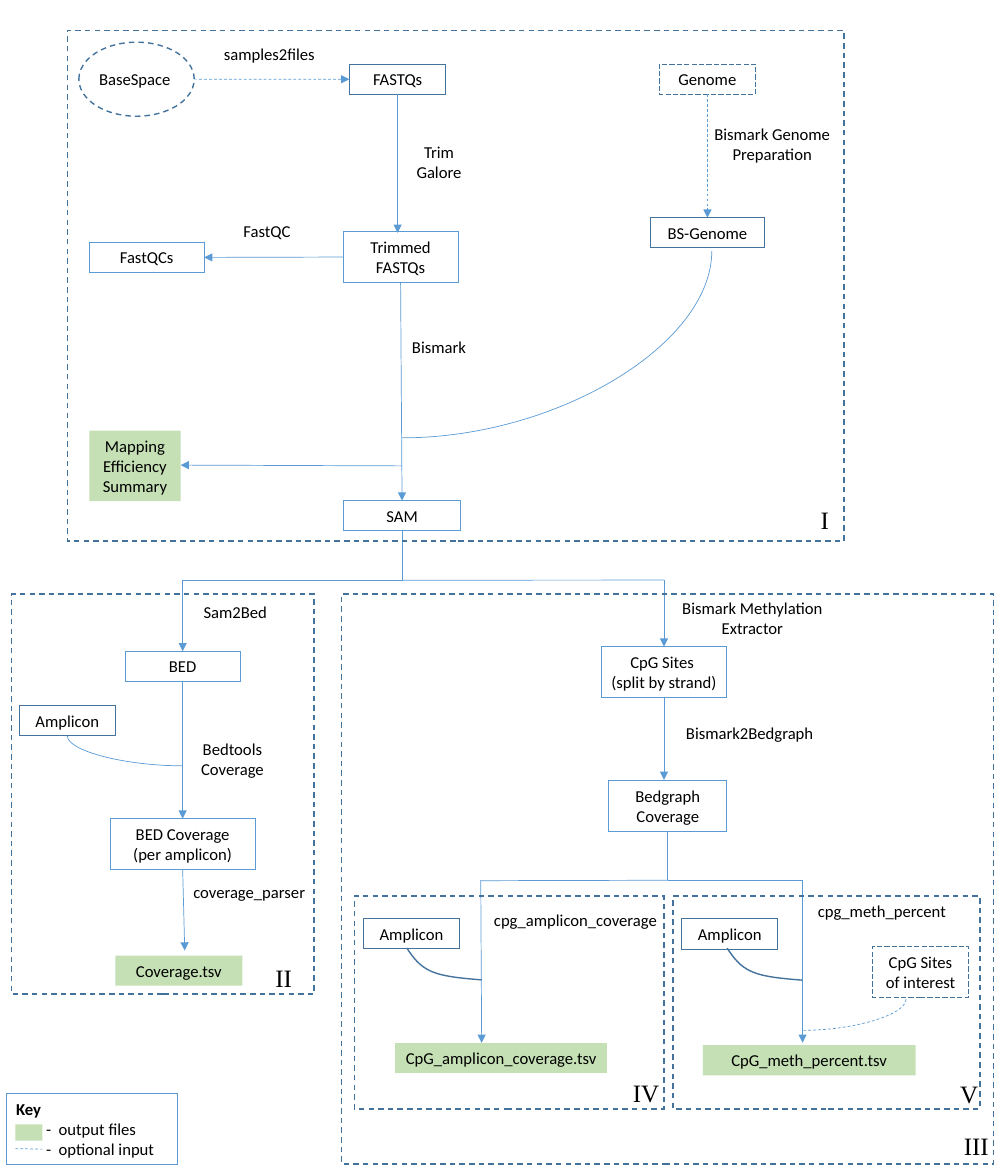
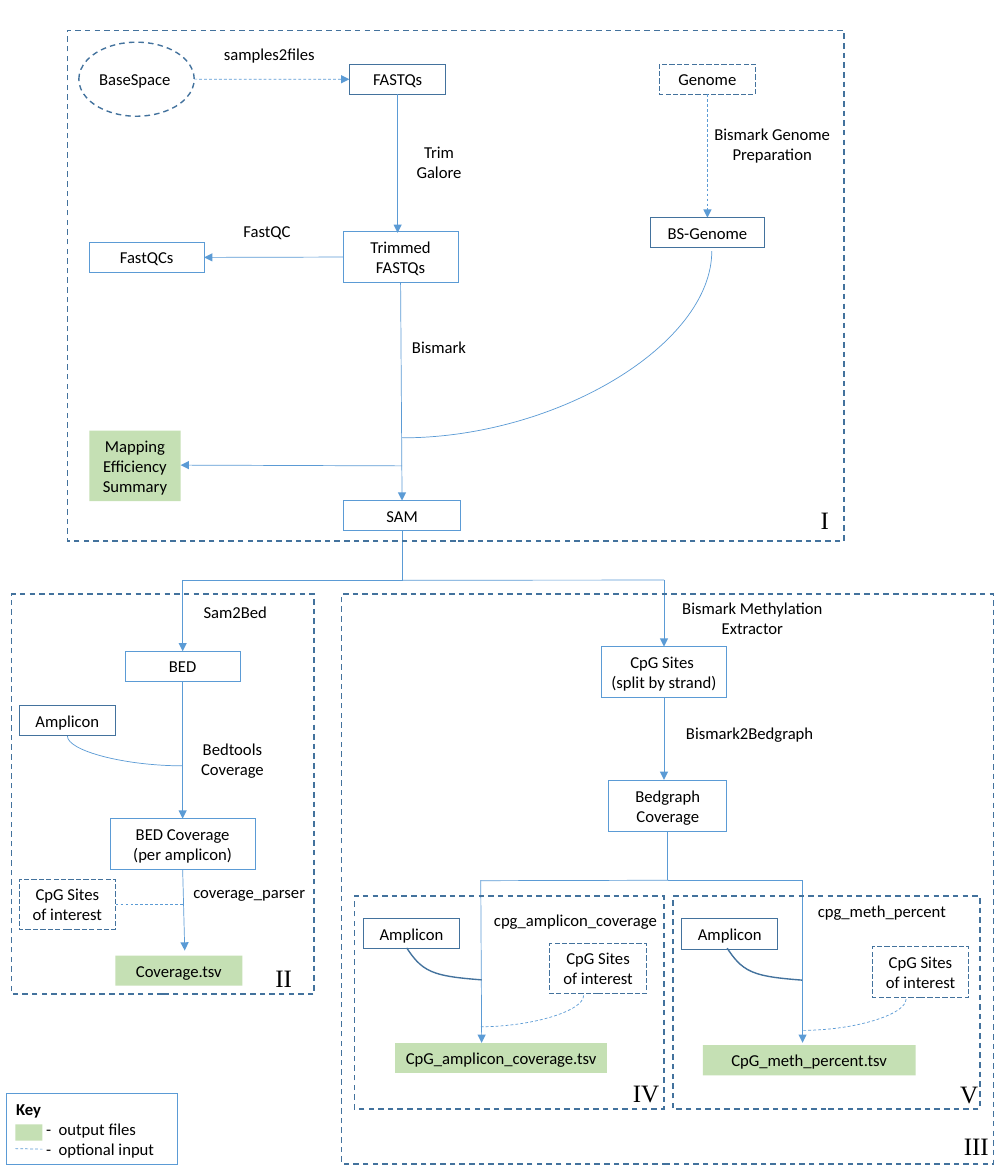
Before and after one commit to superDross/MethyCoverageParser, a slide deck: slide 1 of docs/MethyCoverageParser_Image.pptx. Drawn at 1006x1176 pixels with LibreOffice and Linux fonts; fonts in the diff are those of the drawing. Boxes give left, top, right and bottom in pixels: in the first picture for what was removed or moved away, otherwise in the second. Text is boxed around its words. In the diff, an @@ line names an element or a change of style, - is before the commit and + after.

```diff
--- a/docs/MethyCoverageParser_Image.pptx
+++ b/docs/MethyCoverageParser_Image.pptx
@@ rectangle added at <box>19,879,116,929</box>, outline #43739E 0.75 pt dashed, 12 pt, text #000000 @@
+CpG Sites of interest
@@ line added from (116, 904) to (184, 904), #5B9BD5 0.5 pt dashed @@
@@ rectangle added at <box>550,943,647,993</box>, outline #43739E 0.75 pt dashed, 12 pt, text #000000 @@
+CpG Sites of interest
@@ curved line added from (584, 995) to (480, 1027), #5B9BD5 0.5 pt dashed @@
```
Also in this commit, not shown: 1 other file.
